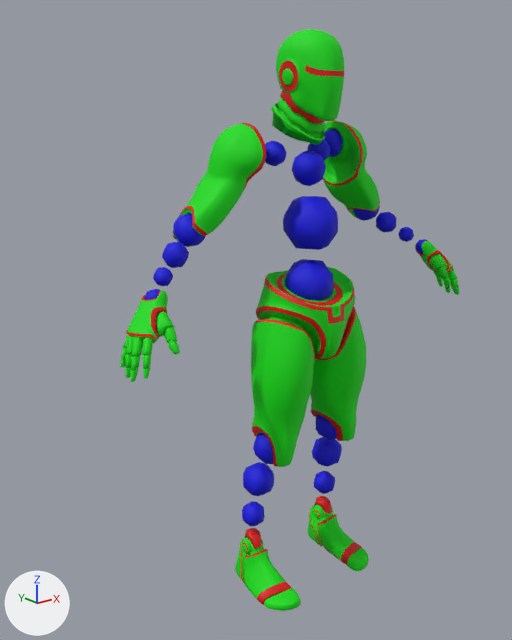
Renders of the FBX model Unity/ProjectEhe/Assets/Art/Meshes/Characters/PlayerMesh.fbx from each side of a commit.
One viewpoint serves both versions: a 50 mm camera at (-1.51, -1.613, 1.636) aimed at (-0.179, 0.05, 0.971). Lighting does not change. The marker at lower left points along +X, +Y and +Z. Where no turn or scale is listed for an object, it has been applied to the vertices. Vertices at the same position are counted once.

Before the edit, the objects in view are built like this:
```python
mat_glow = principled_material('Glow')
mat_glow.base_color = (0.0, 0.0, 0.72)  # blue #0000dd
mat_glow.roughness = 0.69
mat_playermaterial = principled_material('PlayerMaterial')
mat_playermaterial.base_color = (0.0, 0.72, 0.0)  # green #00dd00
mat_playermaterial.roughness = 0.693
mat_teamcolorindicator = principled_material('TeamColorIndicator')
mat_teamcolorindicator.base_color = (0.72, 0.0, 0.0)  # red #dd0000
mat_teamcolorindicator.roughness = 0.553
me_sk_mannequin_004 = bpy.data.meshes.new('SK_Mannequin.004')
me_sk_mannequin_004.from_pydata(...)  # 14230 vertices, 16123 faces; spans x -0.69..0.69, y -0.15..0.19, z 0.0..1.83
# faces by material slot: [1895, 13220, 1008]
me_sk_mannequin_004.materials.append(mat_teamcolorindicator)  # red #dd0000
me_sk_mannequin_004.materials.append(mat_playermaterial)  # green #00dd00
me_sk_mannequin_004.materials.append(mat_glow)  # blue #0000dd
ob_herotpp_mesh = bpy.data.objects.new('HeroTPP_MESH', me_sk_mannequin_004)
ob_herotpp_mesh.location = (0.0, 0.0, 0.0)
```
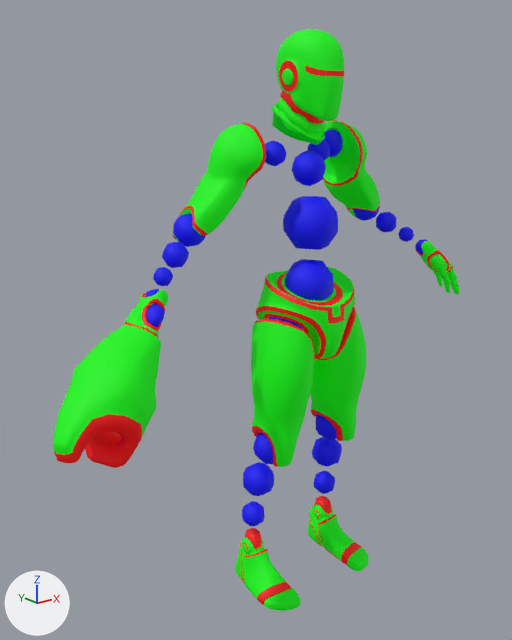
Boxes (x1, y1, x2, y2) around the edits, measured in the pictures (512 x 640 px; the box of a moved part takes in the faces that stretch with it):
```json
{"object": "HeroTPP_MESH", "change": "recoloured, surface changed, reshaped", "before": [120, 29, 459, 611], "after": [53, 29, 459, 611], "on screen": "20% wider"}
{"part": 1, "of": "me_sk_mannequin_004", "change": "added", "after": [91, 431, 122, 445]}
{"part": 2, "of": "me_sk_mannequin_004", "change": "deleted", "before": [123, 327, 180, 382], "on screen": "green"}
{"part": 3, "of": "me_sk_mannequin_004", "change": "moved or reshaped", "before": [120, 289, 174, 379], "after": [53, 289, 168, 468]}
{"part": 4, "of": "me_sk_mannequin_004", "change": "recoloured", "before": [256, 314, 316, 436], "after": [256, 314, 316, 436], "on screen": "green to red"}
{"part": 5, "of": "me_sk_mannequin_004", "change": "recoloured", "before": [268, 316, 303, 329], "after": [268, 316, 303, 329]}
```

Edits to the scene script, one JSON object a line:
```json
{"op": "add", "block": "mat_teamcolorindicator", "code": "mat_teamcolorindicator.emission_color = (0.72, 0.0, 0.0)  # red #dd0000"}
{"op": "add", "block": "mat_teamcolorindicator", "code": "mat_teamcolorindicator.emission_strength = 0.25"}
{"op": "add", "block": "mat_playermaterial", "code": "mat_playermaterial.emission_color = (0.0, 0.72, 0.0)  # green #00dd00"}
{"op": "add", "block": "mat_playermaterial", "code": "mat_playermaterial.emission_strength = 0.25"}
{"op": "add", "block": "mat_glow", "code": "mat_glow.emission_color = (0.0, 0.0, 0.72)  # blue #0000dd"}
{"op": "add", "block": "mat_glow", "code": "mat_glow.emission_strength = 0.25"}
{"block": "me_sk_mannequin_004", "where": "# used by ob_herotpp_mesh; location = (0.0, 0.0, 0.0)"}
{"op": "remove", "block": "me_sk_mannequin_004", "code": "me_sk_mannequin_004.from_pydata(...)  # 14230 vertices, 16123 faces; spans x -0.69..0.69, y -0.15..0.19, z 0.0..1.83"}
{"op": "add", "block": "me_sk_mannequin_004", "code": "me_sk_mannequin_004.from_pydata(...)  # 12289 vertices, 13845 faces; spans x -0.94..0.69, y -0.22..0.19, z 0.0..1.83"}
{"block": "me_sk_mannequin_004", "change": "me_sk_mannequin_004 part 1: a new loose piece of 58 vertices spanning x -0.87..-0.77, y -0.19..-0.06, z 0.8..0.91"}
{"block": "me_sk_mannequin_004", "change": "me_sk_mannequin_004 part 2: 18 loose pieces with 1527 vertices, spanning x -0.69..-0.56, y -0.12..0.01, z 0.93..1.06, are deleted"}
{"block": "me_sk_mannequin_004", "change": "me_sk_mannequin_004 part 3: 91 vertices moved from x -0.68..-0.54, y -0.1..0.04, z 0.94..1.14 to x -0.69..-0.54, y -0.11..0.04, z 0.9..1.14; 1278 vertices removed from x -0.69..-0.54, y -0.1..0.04, z 0.93..1.14; 806 vertices added at x -0.94..-0.54, y -0.22..0.04, z 0.76..1.15"}
{"block": "me_sk_mannequin_004", "change": "me_sk_mannequin_004 part 4: 314 faces spanning x -0.17..0.17, y -0.08..0.09, z 0.49..1.0 switch from mat_playermaterial (green #00dd00) to mat_teamcolorindicator (red #dd0000)"}
{"block": "me_sk_mannequin_004", "change": "me_sk_mannequin_004 part 5: 96 faces spanning x -0.15..0.15, y -0.06..0.06, z 0.89..1.01 switch from mat_playermaterial (green #00dd00) to mat_glow (blue #0000dd)"}
```
